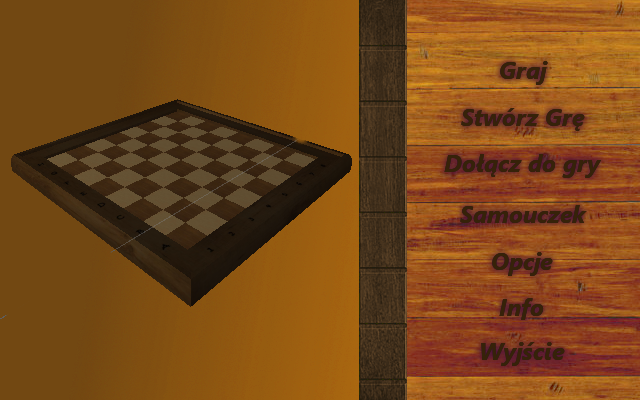
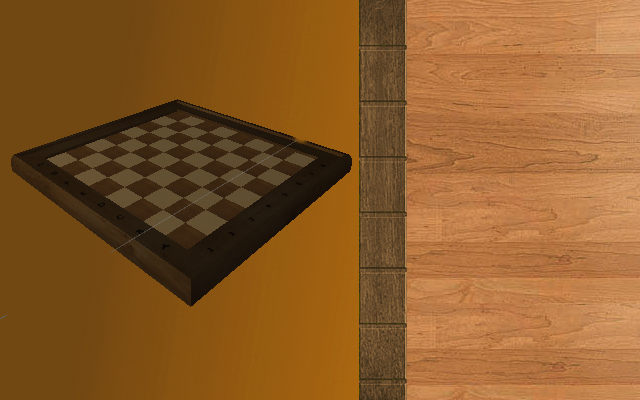
Revision of a layered 640 x 400 image; what changed, layer by layer:
hid group "Grupa warstw #1" (2 layers) over [436, 53, 609, 375]
hid group "kopia: Grupa warstw" (2 layers) over [436, 53, 609, 375]
hid group "Grupa warstw" (7 layers) over [444, 61, 602, 366]
painted on "Wklejona warstwa #3" over [359, 0, 407, 400]
painted on "Wklejona warstwa #2" over [372, 0, 640, 400]
